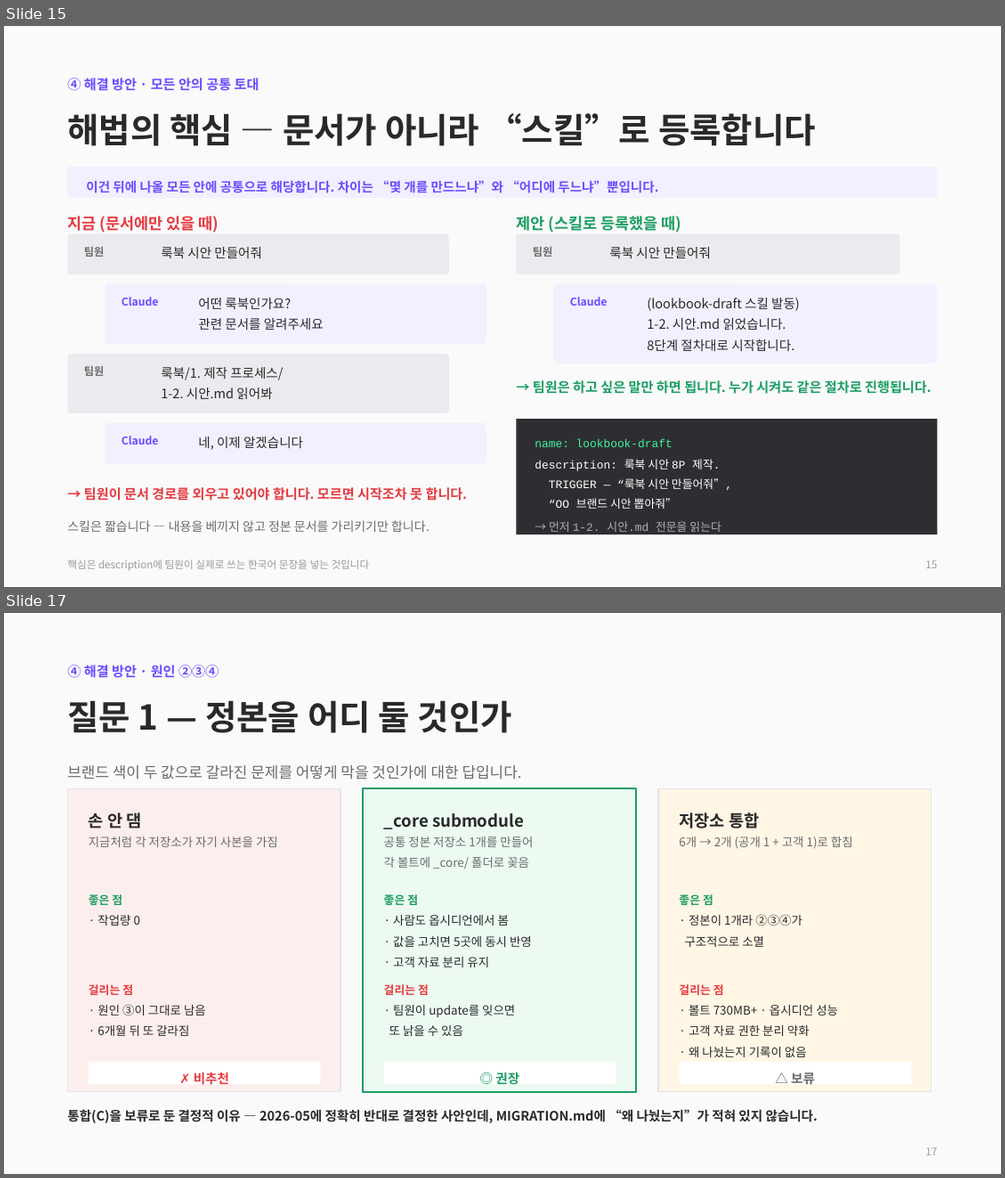
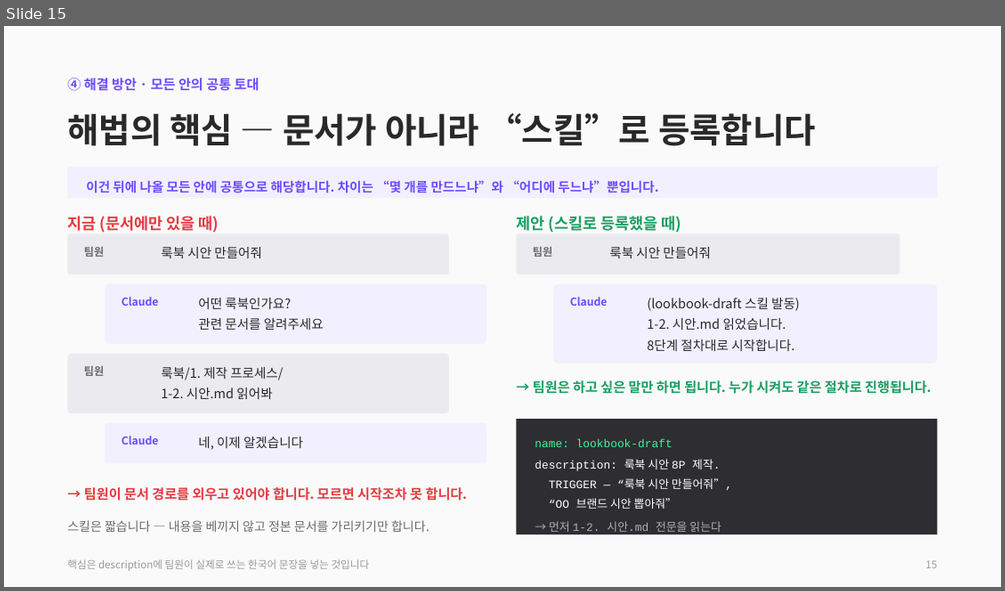
Before and after one commit to CdBd-in/design, a slide deck: CdBd 문서 체계 진단 및 개편 제안.pptx. Shown one above the other, each under a label of ours: slides 15 and 17 before the commit, slide 15 after it; the slides between them are not shown. The pictures are 1005x1178 and 1005x591 pixels, drawn with LibreOffice and Linux fonts; fonts in the diff are those of the drawing. Boxes give left, top, right and bottom in pixels: in the first picture for what was removed or moved away, otherwise in the second. Text is boxed around its words. In the diff, an @@ line names an element or a change of style, - is before the commit and + after.

```diff
--- a/CdBd 문서 체계 진단 및 개편 제안.pptx
+++ b/CdBd 문서 체계 진단 및 개편 제안.pptx
@@ slide 17 removed at [4, 613, 1001, 1174], background #FFFFFF @@
@@ rectangle removed at [4, 613, 1001, 1174] @@
@@ text removed at [67, 665, 218, 678] @@
-④ 해결 방안 · 원인 ②③④
@@ text removed at [67, 700, 512, 733] @@
-질문 1 — 정본을 어디 둘 것인가
@@ text removed at [67, 765, 522, 779] @@
-브랜드 색이 두 값으로 갈라진 문제를 어떻게 막을 것인가에 대한 답입니다.
@@ rectangle removed at [67, 788, 340, 1092] @@
@@ rectangle removed at [363, 788, 636, 1092] @@
@@ rectangle removed at [658, 788, 931, 1092] @@
@@ text removed at [89, 812, 142, 828] @@
-손 안 댐
@@ text removed at [384, 813, 524, 829] @@
-_core submodule
@@ text removed at [679, 812, 759, 828] @@
-저장소 통합
@@ text removed at [89, 836, 278, 847] @@
-지금처럼 각 저장소가 자기 사본을 가짐
@@ text removed at [384, 836, 533, 869] @@
-공통 정본 저장소 1개를 만들어
-각 볼트에 _core/ 폴더로 꽂음
@@ text removed at [679, 836, 853, 849] @@
-6개 → 2개 (공개 1 + 고객 1)로 합침
@@ text removed at [89, 894, 122, 905] @@
-좋은 점
@@ text removed at [384, 894, 418, 905] @@
-좋은 점
@@ text removed at [679, 894, 713, 905] @@
-좋은 점
@@ text removed at [97, 915, 140, 925] @@
-· 작업량 0
@@ text removed at [393, 915, 532, 967] @@
-· 사람도 옵시디언에서 봄
-· 값을 고치면 5곳에 동시 반영
-· 고객 자료 분리 유지
@@ text removed at [685, 914, 802, 947] @@
-· 정본이 1개라 ②③④가
-구조적으로 소멸
@@ text removed at [89, 984, 133, 995] @@
-걸리는 점
@@ text removed at [384, 984, 429, 995] @@
-걸리는 점
@@ text removed at [679, 984, 724, 995] @@
-걸리는 점
@@ text removed at [97, 1004, 206, 1036] @@
-· 원인 ③이 그대로 남음
-· 6개월 뒤 또 갈라짐
@@ text removed at [389, 1005, 515, 1036] @@
-· 팀원이 update를 잊으면
-또 낡을 수 있음
@@ text removed at [688, 1005, 838, 1057] @@
-· 볼트 730MB+ · 옵시디언 성능
-· 고객 자료 권한 분리 약화
-· 왜 나눴는지 기록이 없음
@@ rectangle removed at [89, 1062, 320, 1084] @@
@@ rectangle removed at [384, 1062, 615, 1084] @@
@@ rectangle removed at [680, 1062, 911, 1084] @@
@@ text removed at [194, 1072, 229, 1085] @@
-✗ 비추천
@@ text removed at [495, 1072, 519, 1085] @@
-◎ 권장
@@ text removed at [791, 1072, 815, 1085] @@
-△ 보류
@@ text removed at [67, 1109, 817, 1123] @@
-통합(C)을 보류로 둔 결정적 이유 — 2026-05에 정확히 반대로 결정한 사안인데, MIGRATION.md에 “왜 나눴는지”가 적혀 있지 않습니다.
@@ text removed at [925, 1147, 937, 1155] @@
-17
```
Also in this commit, not shown: 7 slides changed, 2 slides added, 3 other slides removed, 1 other file.
